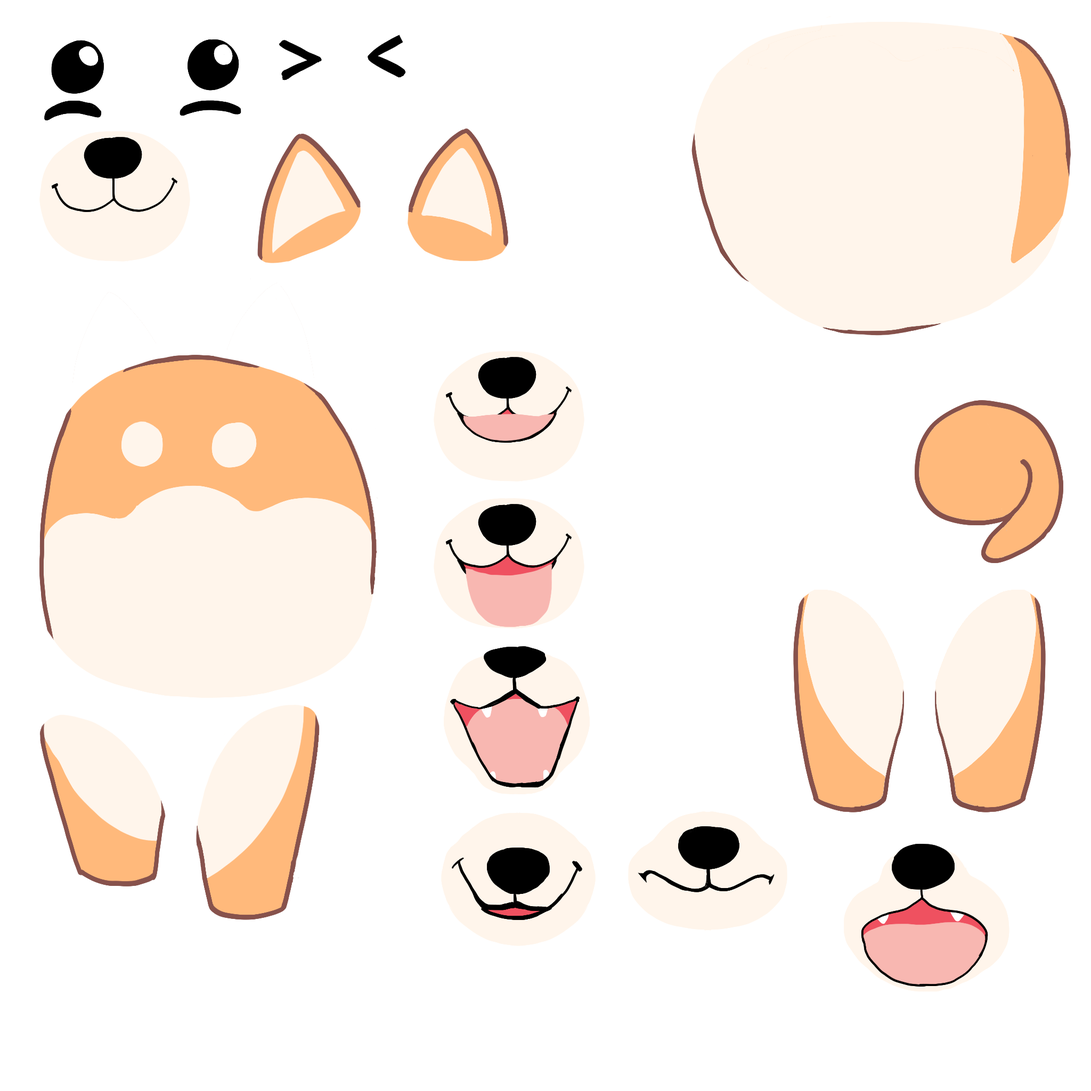
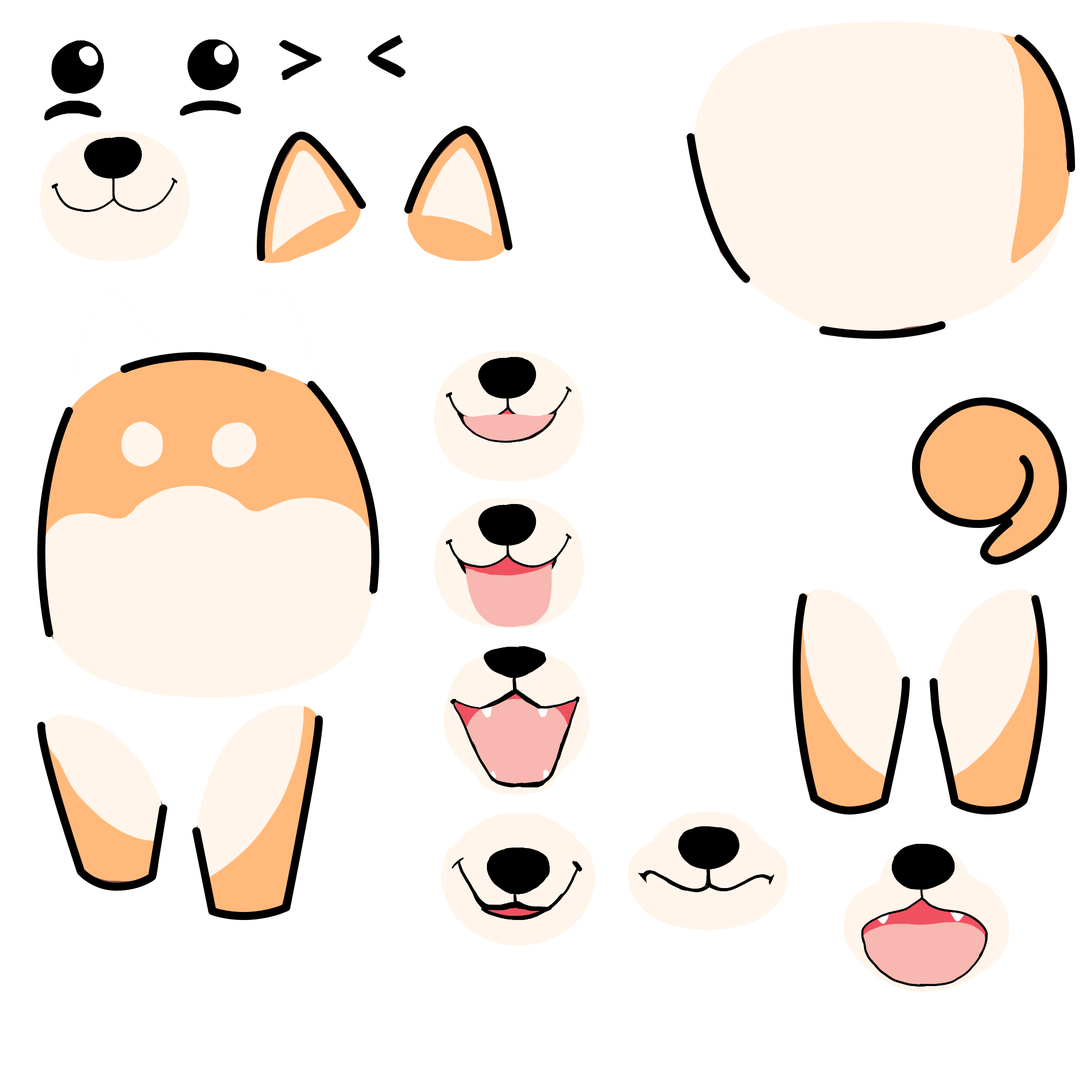
Revision of a layered 1091×1091 image; what changed, layer by layer:
added layer "Shape 13" in group "d" over bbox(1015, 34, 1076, 173)
added layer "Shape 12" in group "d" over bbox(819, 321, 947, 339)
added layer "Shape 11" in group "d" over bbox(686, 133, 751, 284)
added layer "Shape 10" in group "d" over bbox(404, 125, 513, 251)
added layer "Shape 9" in group "d" over bbox(256, 131, 367, 262)
added layer "Shape 8" in group "d" over bbox(912, 397, 1068, 565)
added layer "Shape 7" in group "d" over bbox(930, 595, 1048, 815)
added layer "Shape 6" in group "d" over bbox(793, 593, 911, 815)
added layer "Shape 5" in group "d" over bbox(192, 715, 323, 921)
added layer "Shape 4" in group "d" over bbox(37, 722, 168, 892)
added layer "Shape 3" in group "d" over bbox(37, 407, 74, 638)
added layer "Shape 2" in group "d" over bbox(307, 381, 380, 594)
added layer "Shape 1" in group "d" over bbox(120, 352, 267, 374)
